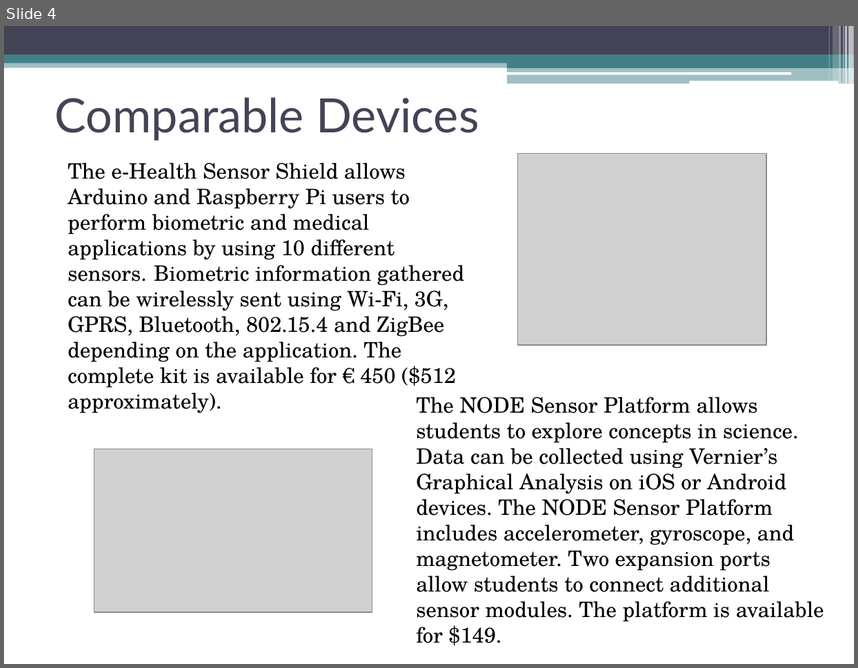
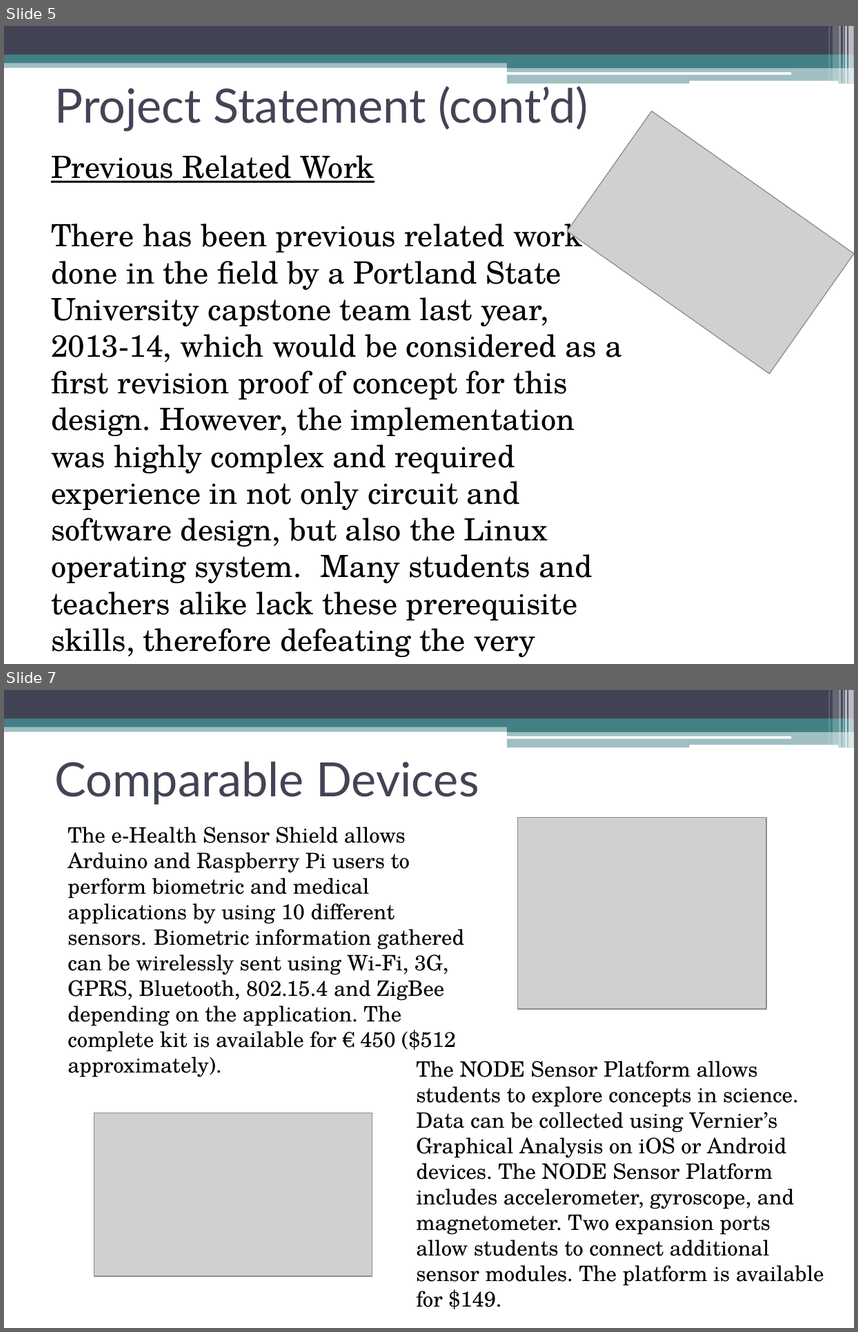
Before and after one commit to erebus-labs/sense_platform, a slide deck: Project Flow Documents/Project Documents/Powerpoint.pptx. Shown one above the other, each under a label of ours: slide 4 before the commit, slides 5 and 7 after it; the slides between them are not shown. The pictures are 858x668 and 858x1332 pixels, drawn with LibreOffice and Linux fonts; fonts in the diff are those of the drawing; grey boxes stand for pictures. Boxes give left, top, right and bottom in pixels: in the first picture for what was removed or moved away, otherwise in the second. Text is boxed around its words. In the diff, an @@ line names an element or a change of style, - is before the commit and + after.

```diff
--- a/Project Flow Documents/Project Documents/Powerpoint.pptx
+++ b/Project Flow Documents/Project Documents/Powerpoint.pptx
@@ slide 5 added at [4,26,854,664], background #FFFFFF; not listed: 13 template elements that a slide beside it also shows @@
@@ title added at [55,82,589,132], 40 pt, text #424456 @@
+Project Statement (cont’d)
@@ picture added at [567,111,854,374] @@
@@ text added at [51,155,622,657], 25.9 pt, text #000000 @@
+Previous Related Work
+There has been previous related work done in the field by a Portland State University capstone team last year, 2013-14, which would be considered as a first revision proof of concept for this design. However, the implementation was highly complex and required experience in not only circuit and software design, but also the Linux operating system. Many students and teachers alike lack these prerequisite skills, therefore defeating the very purpose of the project in a usability sense.
@@ what was slide 4 is now slide 7 @@
```
Also in this commit, not shown: 3 slides changed, 12 other slides added, 5 slides removed, 3 other files.
